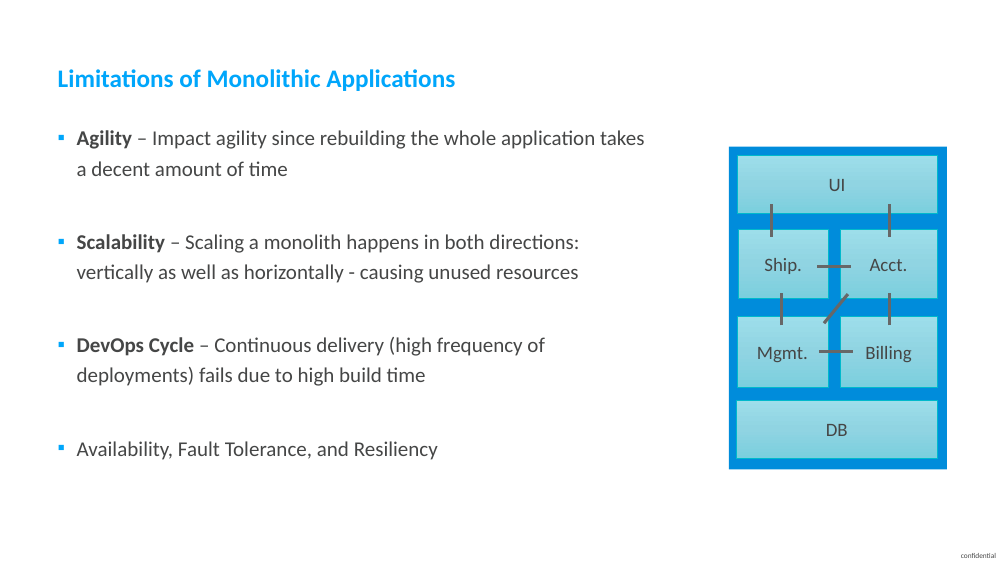
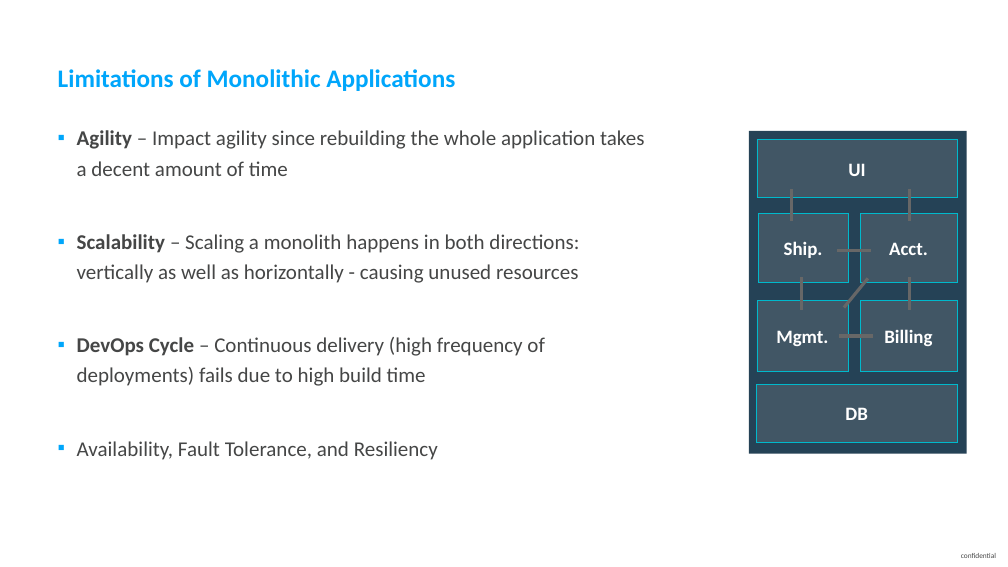
Before and after one commit to thiagobien/ACL, a slide deck: slide 6 of workshop/03_Monolith_to_Microservices/ACMWorkshop_Monolith_to_Microservices.pptx (slide 7 before the commit). Drawn at 1008x567 pixels with LibreOffice and Linux fonts; fonts in the diff are those of the drawing. Boxes give left, top, right and bottom in pixels: in the first picture for what was removed or moved away, otherwise in the second. Text is boxed around its words. In the diff, an @@ line names an element or a change of style, - is before the commit and + after.

```diff
--- a/workshop/03_Monolith_to_Microservices/ACMWorkshop_Monolith_to_Microservices.pptx
+++ b/workshop/03_Monolith_to_Microservices/ACMWorkshop_Monolith_to_Microservices.pptx
@@ 7 rectangles, 7 lines: place and size @@
-7 rectangles, 7 lines at <box>729,147,947,470</box>
+7 rectangles, 7 lines at <box>749,131,967,454</box>
@@ rectangle at <box>749,131,967,454</box>: fill #008CDB to #254256 @@
@@ text colour #454646 to #FFFFFF, bold on; fill gradient #9DDEEB to #90D5E2 to #7CD0DF to #415665 in 6 elements at <box>757,140,957,198</box>, <box>758,213,848,282</box>, <box>757,301,848,372</box>, <box>861,213,957,282</box>, <box>861,301,957,371</box>, <box>757,384,957,442</box> @@
```
Also in this commit, not shown: 11 other slides changed, 2 slides added, 2 slides removed, 13 other files.
